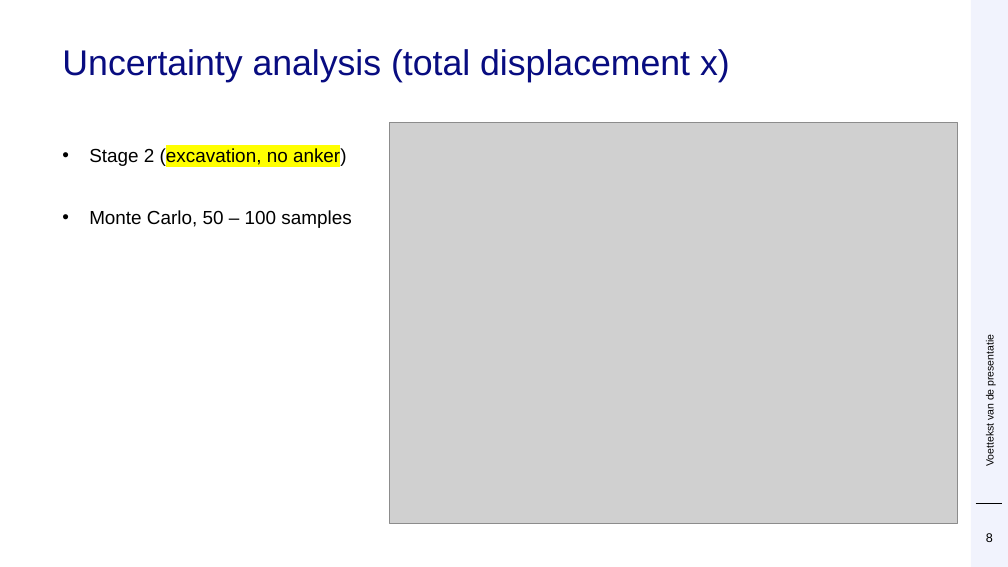
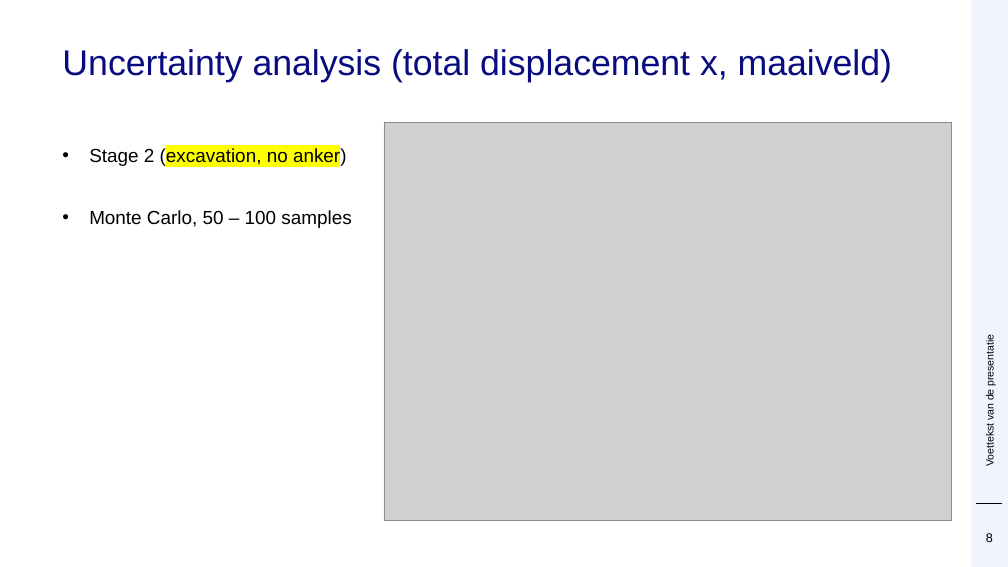
Before and after one commit to Deltares/ProbabilisticLibrary, a slide deck: slide 8 of sources/Deltares.Probabilistic.PWrapper.Examples/kratos/Sheet pile.pptx. Drawn at 1008x567 pixels with LibreOffice and Linux fonts; fonts in the diff are those of the drawing; grey boxes stand for pictures; background and template pictures are left out. Boxes give left, top, right and bottom in pixels: in the first picture for what was removed or moved away, otherwise in the second. Text is boxed around its words. In the diff, an @@ line names an element or a change of style, - is before the commit and + after.

```diff
--- a/sources/Deltares.Probabilistic.PWrapper.Examples/kratos/Sheet pile.pptx
+++ b/sources/Deltares.Probabilistic.PWrapper.Examples/kratos/Sheet pile.pptx
@@ title at [62,49,892,82]: text changed @@
-Uncertainty analysis (total displacement x)
+Uncertainty analysis (total displacement x, maaiveld)
@@ picture: place and size @@
-picture at [389,123,957,523]
+picture at [384,123,952,521]
```
Also in this commit, not shown: 12 other slides changed, 1 slide removed.
